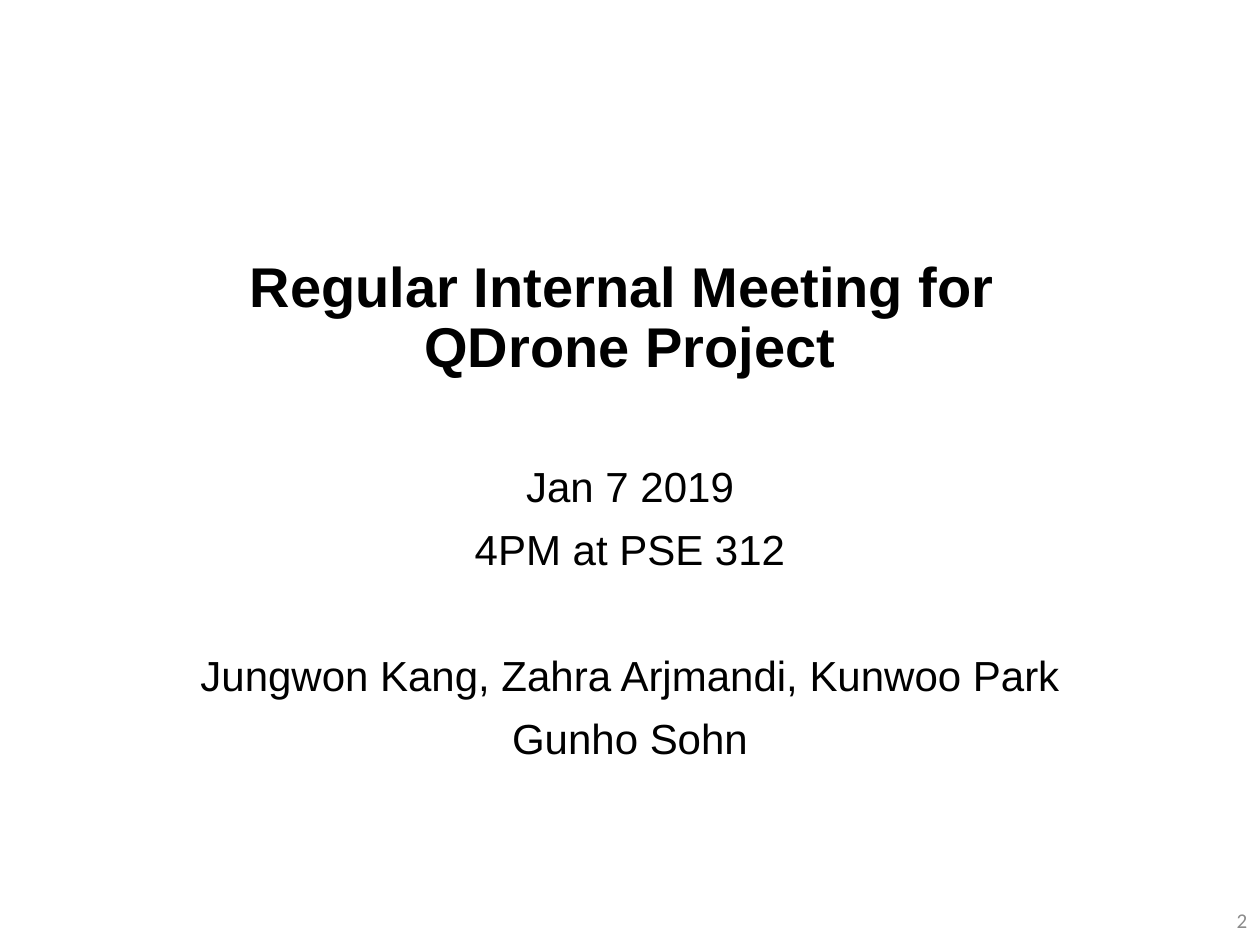
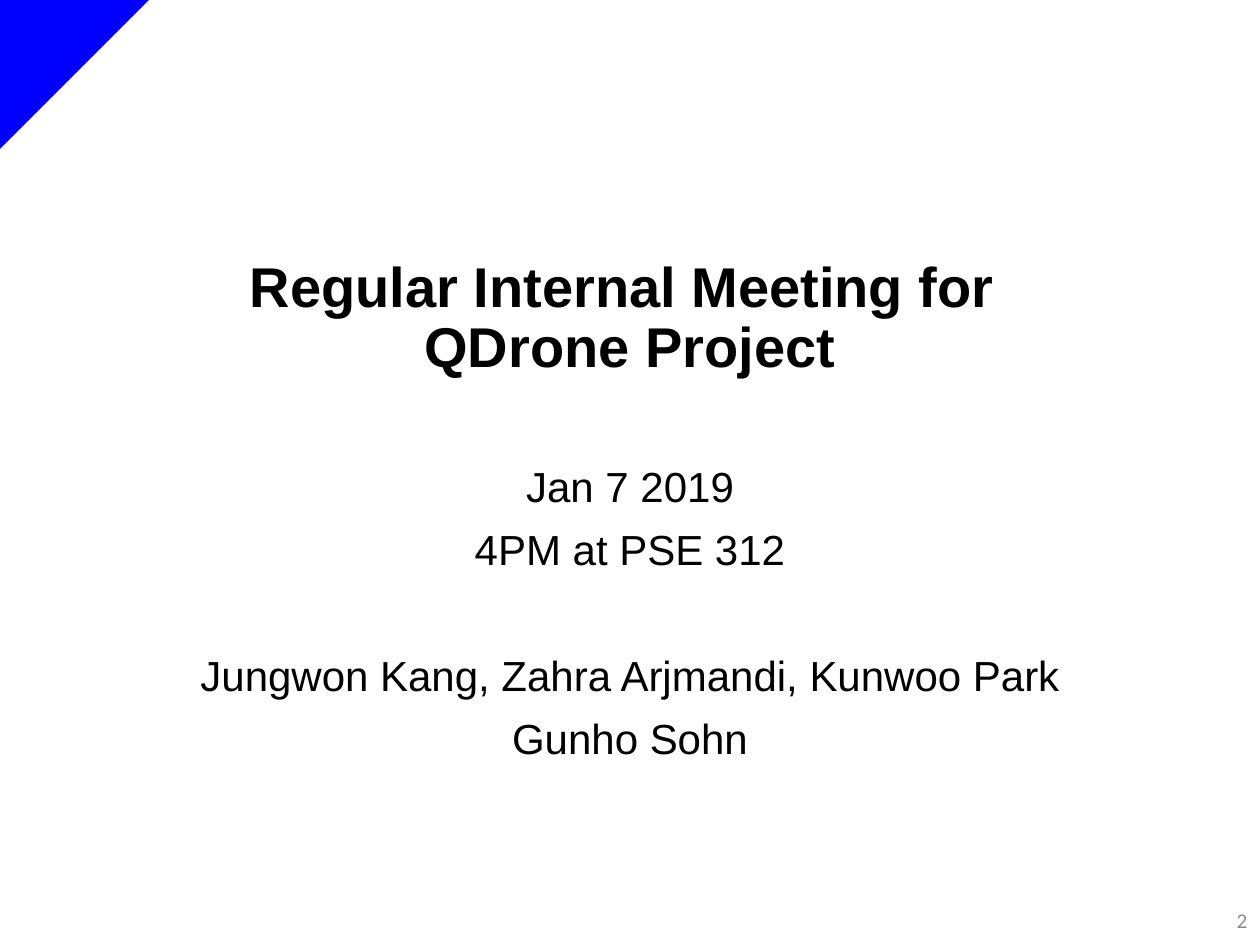
Before and after one commit to yorku-ausml/qdrone, a slide deck: slide 2 of doc/internal_meeting_materials/meeting_materials_qdrone_internal_20190107.pptx. Drawn at 1260x945 pixels with LibreOffice and Linux fonts; fonts in the diff are those of the drawing. Boxes give left, top, right and bottom in pixels: in the first picture for what was removed or moved away, otherwise in the second. Text is boxed around its words. In the diff, an @@ line names an element or a change of style, - is before the commit and + after.

```diff
--- a/doc/internal_meeting_materials/meeting_materials_qdrone_internal_20190107.pptx
+++ b/doc/internal_meeting_materials/meeting_materials_qdrone_internal_20190107.pptx
@@ right triangle added at <box>0,0,149,149</box>, fill #0000FF @@
```
Also in this commit, not shown: 1 slide added, 1 other file.
